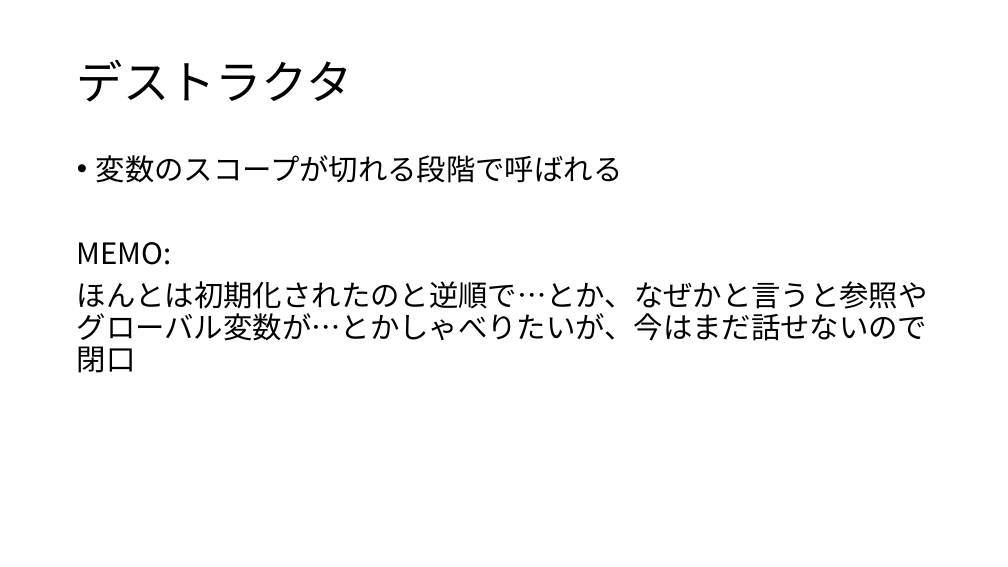
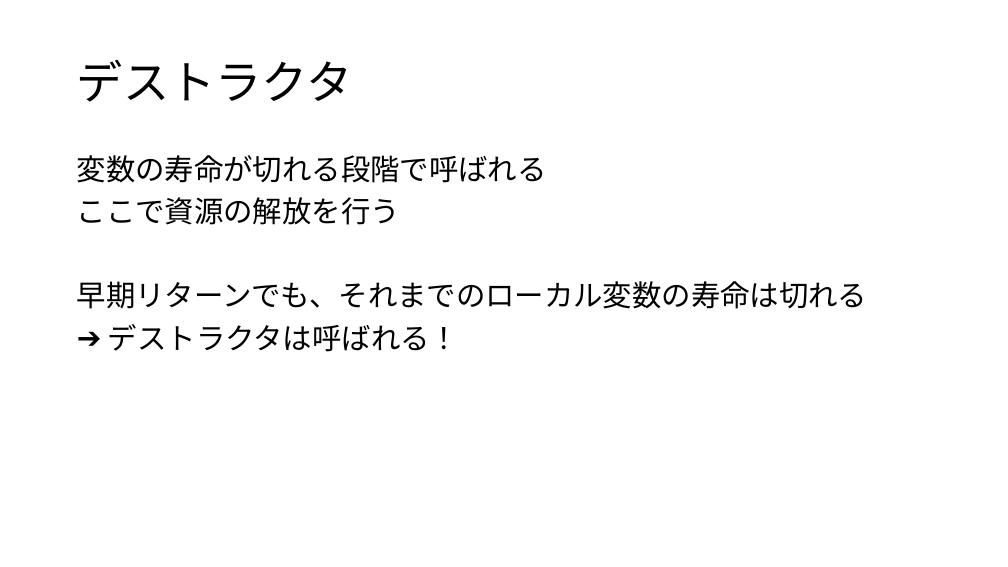
Before and after one commit to crs-kouhou/zatsu_game_engine, a slide deck: slide 15 of zatsuGE_pptx/初期化と解放.pptx (slide 13 before the commit). Drawn at 1008x567 pixels with LibreOffice and Linux fonts; fonts in the diff are those of the drawing. Boxes give left, top, right and bottom in pixels: in the first picture for what was removed or moved away, otherwise in the second. Text is boxed around its words. In the diff, an @@ line names an element or a change of style, - is before the commit and + after.

```diff
--- a/zatsuGE_pptx/初期化と解放.pptx
+++ b/zatsuGE_pptx/初期化と解放.pptx
@@ text at (x1=77, y1=155, x2=867, y2=352): text changed @@
-• 変数のスコープが切れる段階で呼ばれる
-MEMO:
-ほんとは初期化されたのと逆順で…とか、なぜかと言うと参照やグローバル変数が…とかしゃべりたいが、今はまだ話せないので閉口
+変数の寿命が切れる段階で呼ばれる
+ここで資源の解放を行う
+早期リターンでも、それまでのローカル変数の寿命は切れる
+➔ デストラクタは呼ばれる！
```
Also in this commit, not shown: 11 other slides changed, 4 slides added, 2 other files.
